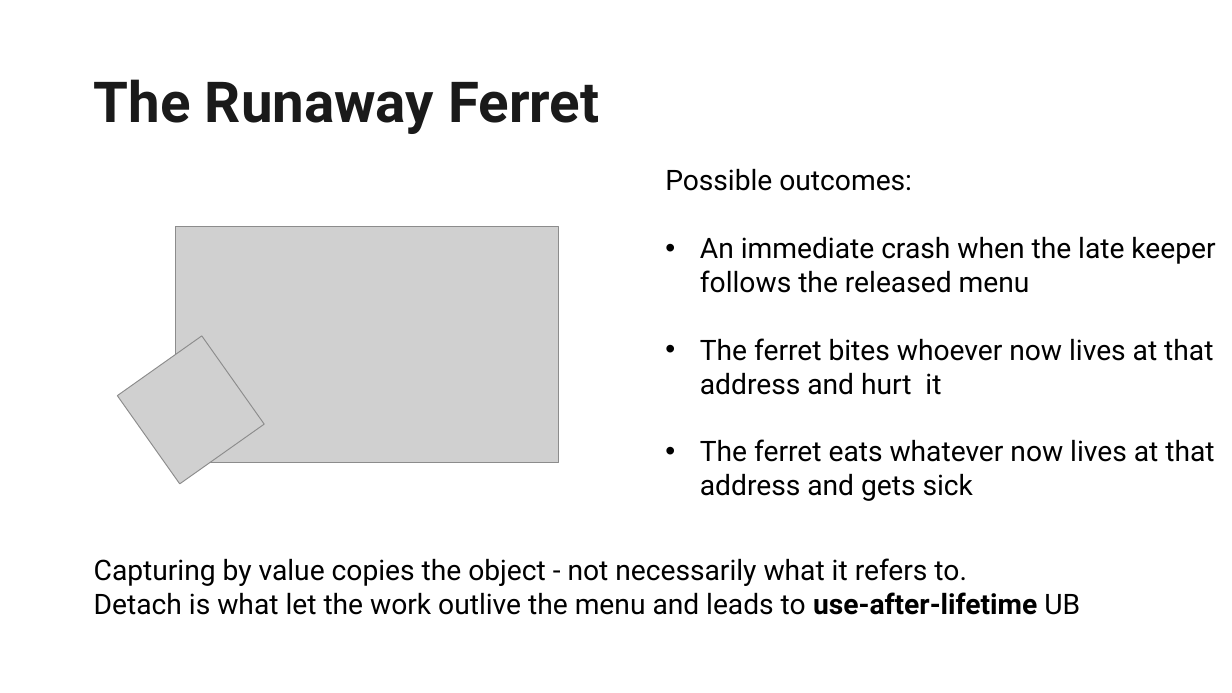
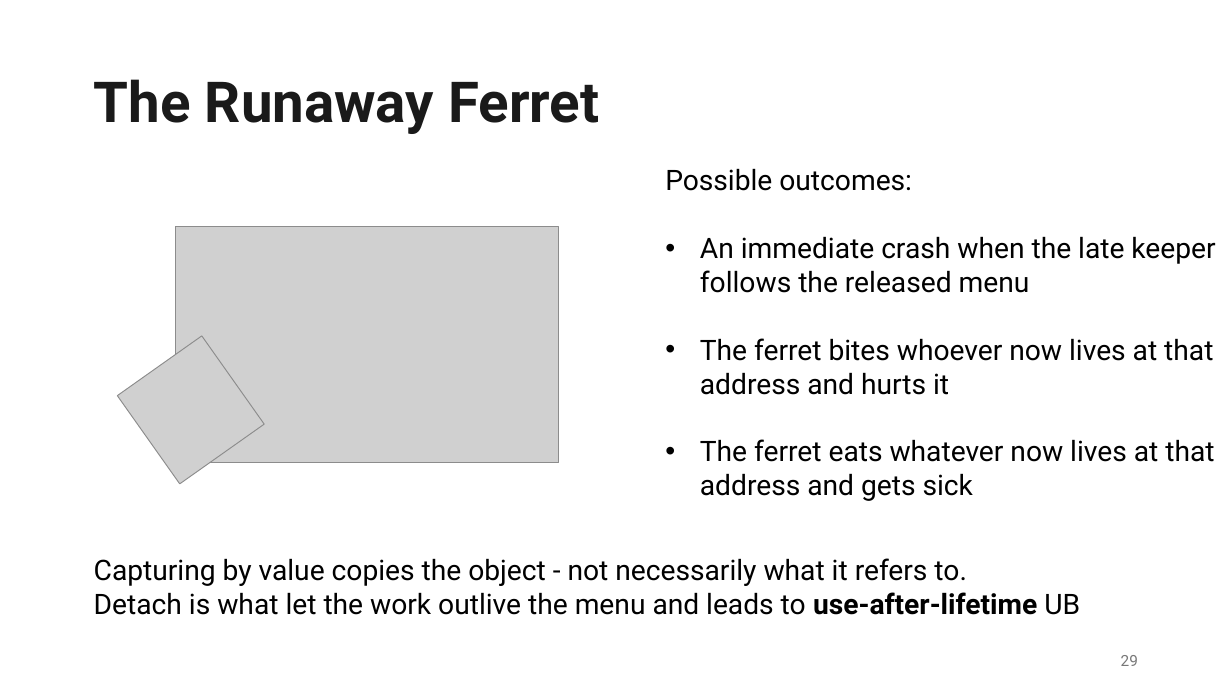
Before and after one commit to EmptySquareBubble/once_upon_a_thread, a slide deck: slide 29 of slides/Once Upon a Thread.pptx (slide 30 before the commit). Drawn at 1232x693 pixels with LibreOffice and Linux fonts; fonts in the diff are those of the drawing; grey boxes stand for pictures; background and template pictures are left out. Boxes give left, top, right and bottom in pixels: in the first picture for what was removed or moved away, otherwise in the second. Text is boxed around its words. In the diff, an @@ line names an element or a change of style, - is before the commit and + after.

```diff
--- a/slides/Once Upon a Thread.pptx
+++ b/slides/Once Upon a Thread.pptx
@@ text at (x1=700, y1=338, x2=1213, y2=395): text changed @@
-• The ferret bites whoever now lives at that address and hurt it
+• The ferret bites whoever now lives at that address and hurts it
@@ page number added at (x1=1121, y1=655, x2=1138, y2=666), 12 pt, text #797979 @@
+29
```
Also in this commit, not shown: 61 other slides changed, 2 slides added, 3 slides removed.
